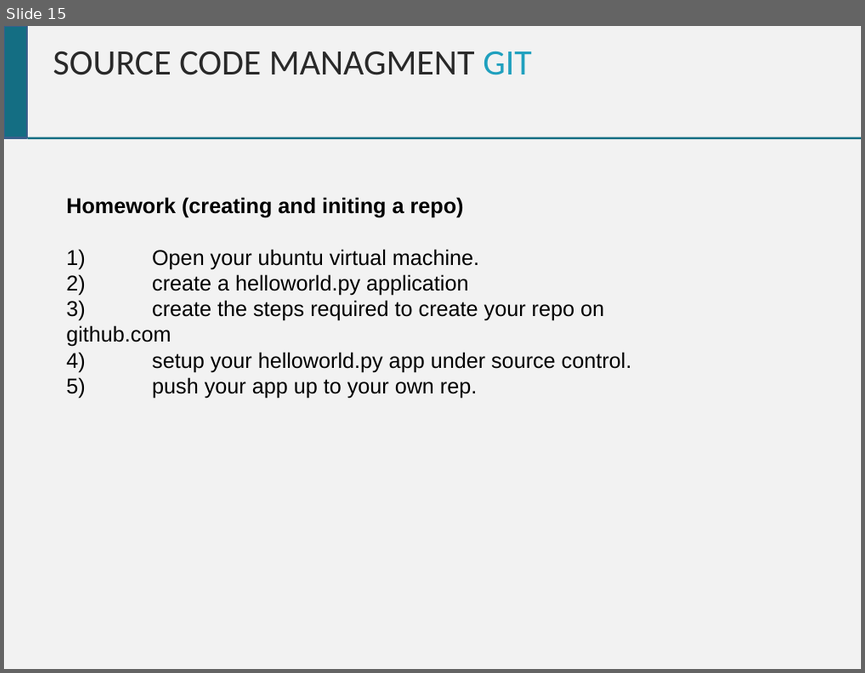
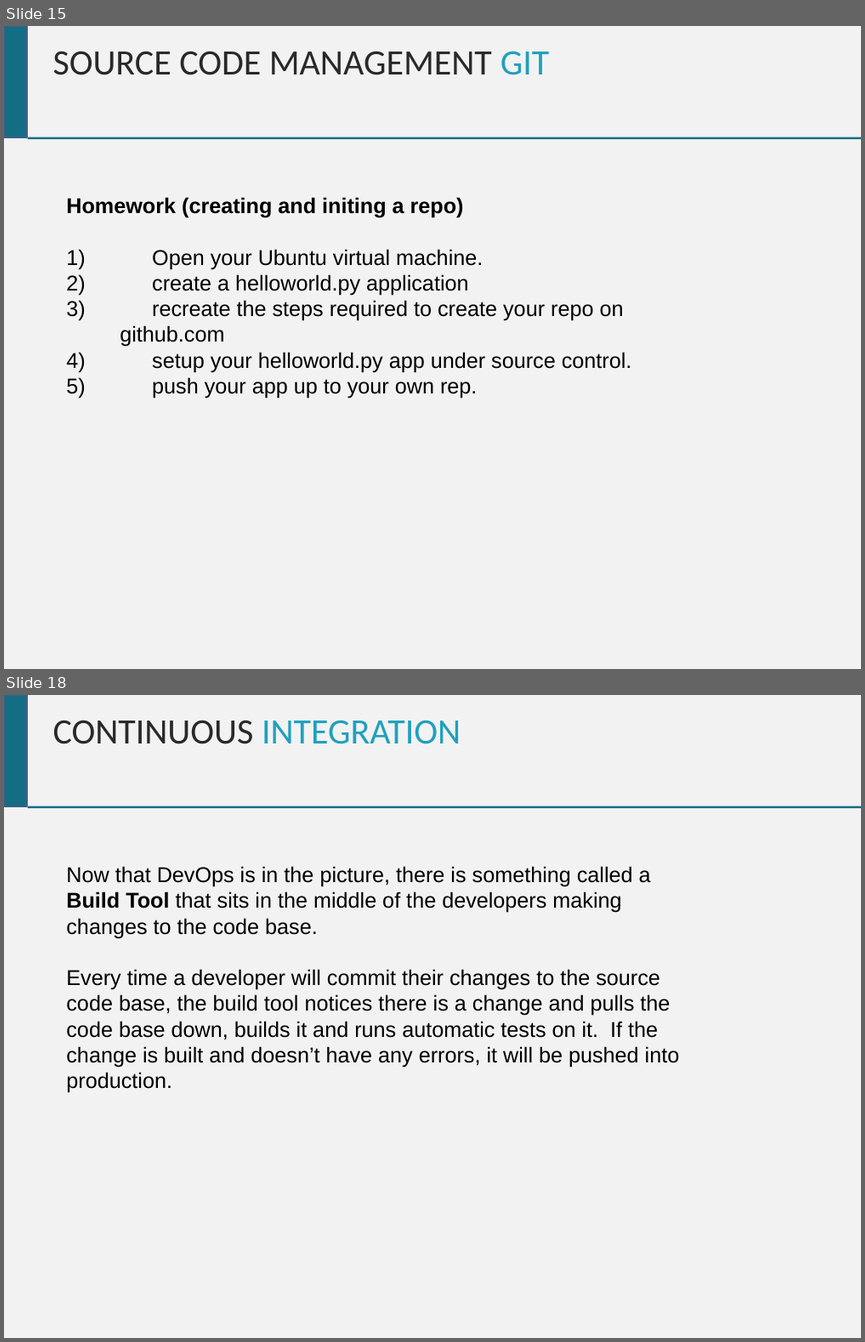
Before and after one commit to chrisgauthier742018/devopscourse, a slide deck: Dev Ops Course.pptx. Shown one above the other, each under a label of ours: slide 15 before the commit, slides 15 and 18 after it; the slides between them are not shown. The pictures are 865x673 and 865x1342 pixels, drawn with LibreOffice and Linux fonts; fonts in the diff are those of the drawing. Boxes give left, top, right and bottom in pixels: in the first picture for what was removed or moved away, otherwise in the second. Text is boxed around its words. In the diff, an @@ line names an element or a change of style, - is before the commit and + after.

Commit message:
Spelling mistakes and CI Section

```diff
--- a/Dev Ops Course.pptx
+++ b/Dev Ops Course.pptx
@@ slide 18 added at (x1=4, y1=695, x2=861, y2=1338), background #F2F2F2 @@
@@ rectangle added at (x1=4, y1=695, x2=27, y2=806), fill #146E83, outline #3A5F8C 2 pt @@
@@ text added at (x1=53, y1=720, x2=460, y2=744), 30 pt, text #1FA0BE @@
+CONTINUOUS INTEGRATION
@@ line added from (27, 807) to (861, 807), #146E83 1.76 pt @@
@@ text added at (x1=66, y1=866, x2=680, y2=1093), 18 pt, text #000000 @@
+Now that DevOps is in the picture, there is something called a Build Tool that sits in the middle of the developers making changes to the code base.
+Every time a developer will commit their changes to the source code base, the build tool notices there is a change and pulls the code base down, builds it and runs automatic tests on it. If the change is built and doesn’t have any errors, it will be pushed into production.
@@ slide 15 changed as well @@
@@ text at (x1=53, y1=51, x2=549, y2=75): text changed @@
-SOURCE CODE MANAGMENT GIT
+SOURCE CODE MANAGEMENT GIT
@@ text at (x1=66, y1=249, x2=483, y2=269): text changed @@
-1) Open your ubuntu virtual machine.
+1) Open your Ubuntu virtual machine.
@@ text at (x1=120, y1=300, x2=624, y2=346): text changed @@
-3) create the steps required to create your repo on github.com
+3) recreate the steps required to create your repo on github.com
```
Also in this commit, not shown: 14 other slides changed, 5 other slides added.
